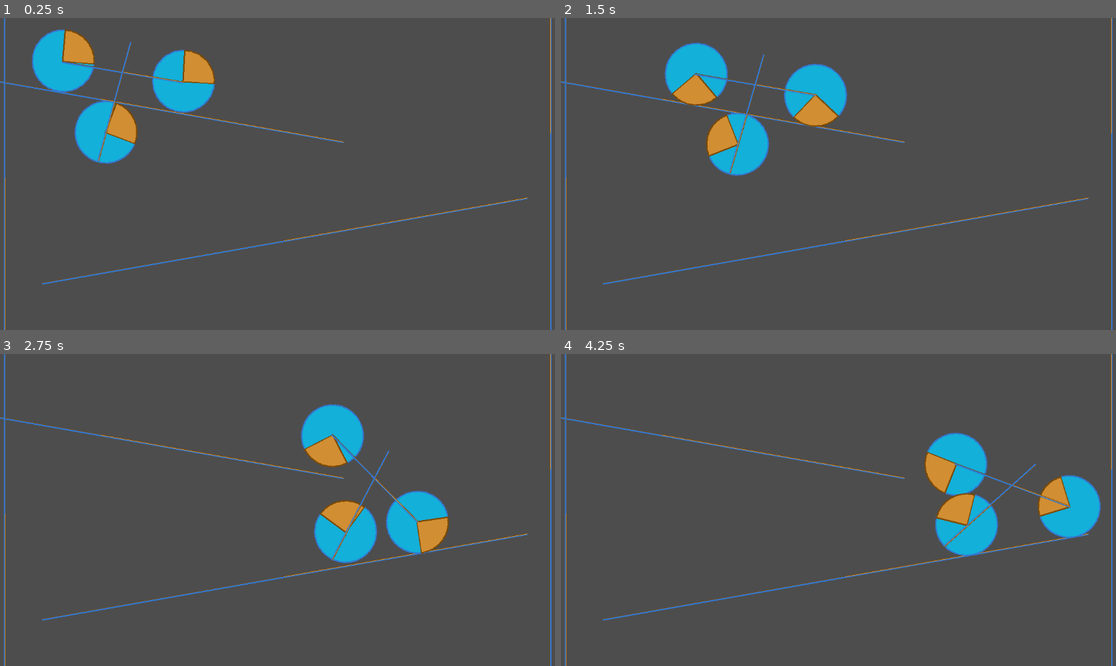
Above: before the commit, frames 1-4 (two rows, left to right).
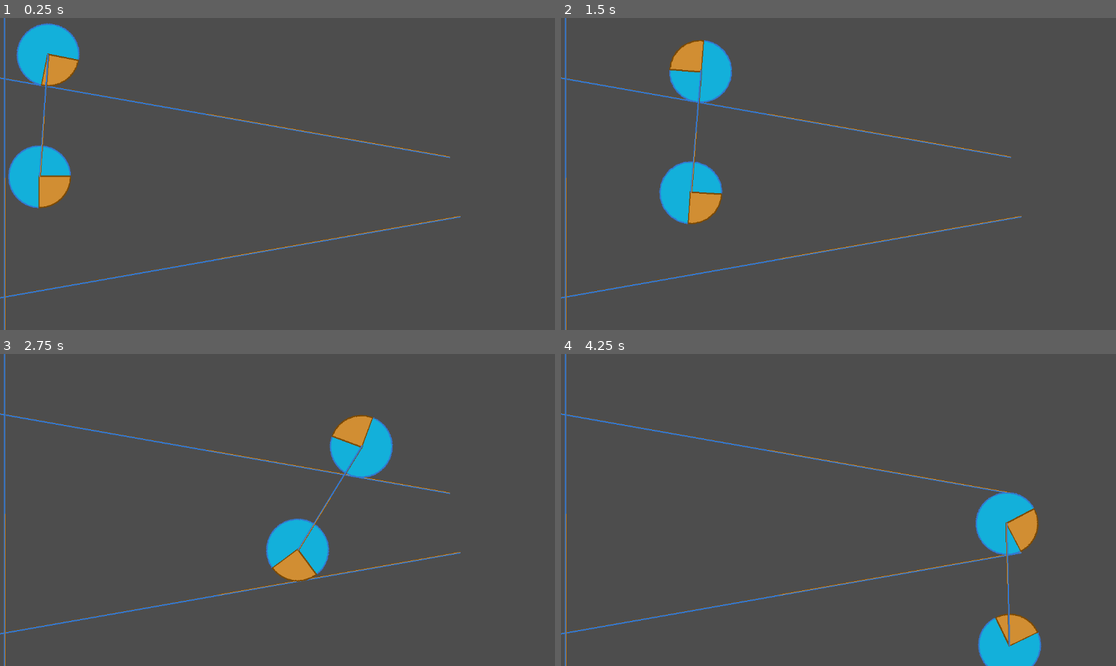
Above: after the commit, the same moments.

Repository: xaviervxz/PhysicsTestScenes
Game: Godot game, scene res://PinJoint2D/axle_drop.tscn
Two runs of this game, one before a commit and one after it. Both use one fixed random seed, a clock stepped at 60 frames per second and the inputs below. Before the commit the project starts from res://PinJoint2D/rolling_axle.tscn.
Inputs:
- Up to frame 1 (0.25 s): no input
- Up to frame 2 (1.5 s): no input
- Up to frame 3 (2.75 s): no input
- Up to frame 4 (4.25 s): no input

The runs differ from the first frame. In frame 1, 10% of the frame differs, in the area x 0-100%, y 0-100%; in frame 2, 9.4%; in frame 3, 10%; in frame 4, 11%.

Commit message:
Created Axle as physics obj

Diff:
--- /dev/null
+++ b/PhysicsObjects/axle.tscn
@@ -0,0 +1,24 @@
+[gd_scene load_steps=3 format=3 uid="uid://b0u1orqer0q4n"]
+
+[ext_resource type="PackedScene" uid="uid://cl6pmrlq0w42u" path="res://PhysicsObjects/wheel.tscn" id="1_ee4av"]
+[ext_resource type="PackedScene" uid="uid://c3kt28blv4x55" path="res://PhysicsObjects/pole.tscn" id="2_e73pg"]
+
+[node name="Axle" type="Node2D"]
+
+[node name="WheelTop" parent="." instance=ExtResource("1_ee4av")]
+position = Vector2(124, 78)
+
+[node name="PinWheelTop" type="PinJoint2D" parent="WheelTop"]
+node_a = NodePath("..")
+node_b = NodePath("../../Pole")
+
+[node name="WheelBot" parent="." instance=ExtResource("1_ee4av")]
+position = Vector2(377, 78)
+
+[node name="PinWheelBot" type="PinJoint2D" parent="WheelBot"]
+position = Vector2(-1, 0)
+node_a = NodePath("..")
+node_b = NodePath("../../Pole")
+
+[node name="Pole" parent="." instance=ExtResource("2_e73pg")]
+position = Vector2(249, 77)
--- a/PhysicsObjects/wheel.tscn
+++ b/PhysicsObjects/wheel.tscn
@@ -7,7 +7,6 @@
 radius = 64.0
 
 [node name="Wheel" type="RigidBody2D"]
-gravity_scale = 0.0
 script = ExtResource("1_t2wl2")
 
 [node name="Sprite" type="Sprite2D" parent="."]
--- a/PinJoint2D/axle_drop.tscn
+++ b/PinJoint2D/axle_drop.tscn
@@ -1,8 +1,7 @@
-[gd_scene load_steps=4 format=3 uid="uid://ry10dtc2ke5n"]
+[gd_scene load_steps=3 format=3 uid="uid://ry10dtc2ke5n"]
 
 [ext_resource type="PackedScene" uid="uid://cs3vf4qvsuogu" path="res://PhysicsObjects/slanted_ground.tscn" id="1_ar3vr"]
-[ext_resource type="PackedScene" uid="uid://cl6pmrlq0w42u" path="res://PhysicsObjects/wheel.tscn" id="2_twjgv"]
-[ext_resource type="PackedScene" uid="uid://c3kt28blv4x55" path="res://PhysicsObjects/pole.tscn" id="3_7bu1m"]
+[ext_resource type="PackedScene" uid="uid://b0u1orqer0q4n" path="res://PhysicsObjects/axle.tscn" id="2_d0a11"]
 
 [node name="Playground" type="Node2D"]
 
@@ -21,21 +20,6 @@
 rotation = 1.5708
 scale = Vector2(4, 1)
 
-[node name="WheelTop" parent="." instance=ExtResource("2_twjgv")]
-position = Vector2(124, 78)
-
-[node name="PinWheelTop" type="PinJoint2D" parent="WheelTop"]
-node_a = NodePath("..")
-node_b = NodePath("../../Pole")
-
-[node name="WheelBot" parent="." instance=ExtResource("2_twjgv")]
-position = Vector2(127, 330)
-
-[node name="PinWheelBot" type="PinJoint2D" parent="WheelBot"]
-position = Vector2(-1, 0)
-node_a = NodePath("..")
-node_b = NodePath("../../Pole")
-
-[node name="Pole" parent="." instance=ExtResource("3_7bu1m")]
-position = Vector2(124, 203)
+[node name="Axle" parent="." instance=ExtResource("2_d0a11")]
+position = Vector2(165, -53)
 rotation = 1.5708
--- a/PinJoint2D/rolling_axle.tscn
+++ b/PinJoint2D/rolling_axle.tscn
@@ -1,8 +1,7 @@
-[gd_scene load_steps=4 format=3 uid="uid://ew6quev7kti"]
+[gd_scene load_steps=3 format=3 uid="uid://ew6quev7kti"]
 
 [ext_resource type="PackedScene" uid="uid://cs3vf4qvsuogu" path="res://PhysicsObjects/slanted_ground.tscn" id="1_ejv52"]
-[ext_resource type="PackedScene" uid="uid://cl6pmrlq0w42u" path="res://PhysicsObjects/wheel.tscn" id="2_nocoa"]
-[ext_resource type="PackedScene" uid="uid://c3kt28blv4x55" path="res://PhysicsObjects/pole.tscn" id="3_fn628"]
+[ext_resource type="PackedScene" uid="uid://b0u1orqer0q4n" path="res://PhysicsObjects/axle.tscn" id="2_kkuqb"]
 
 [node name="Playground" type="Node2D"]
 
@@ -26,38 +25,4 @@
 rotation = -1.5708
 scale = Vector2(4, 1)
 
-[node name="WheelTop" parent="." instance=ExtResource("2_nocoa")]
-position = Vector2(124, 78)
-
-[node name="PinWheelTop" type="PinJoint2D" parent="WheelTop"]
-node_a = NodePath("..")
-node_b = NodePath("../../Pole")
-
-[node name="WheelBot" parent="." instance=ExtResource("2_nocoa")]
-position = Vector2(377, 78)
-
-[node name="PinWheelBot" type="PinJoint2D" parent="WheelBot"]
-position = Vector2(-1, 0)
-node_a = NodePath("..")
-node_b = NodePath("../../Pole")
-
-[node name="WheelDrag" parent="." instance=ExtResource("2_nocoa")]
-position = Vector2(249, 204)
-
-[node name="PinWheelBot" type="PinJoint2D" parent="WheelDrag"]
-position = Vector2(-1, 0)
-node_a = NodePath("..")
-node_b = NodePath("../../DragPole")
-
-[node name="PinWheelBot2" type="PinJoint2D" parent="WheelDrag"]
-position = Vector2(1, -126)
-node_a = NodePath("../../Pole")
-node_b = NodePath("../../DragPole")
-
-[node name="Pole" parent="." instance=ExtResource("3_fn628")]
-position = Vector2(249, 77)
-
-[node name="DragPole" parent="." instance=ExtResource("3_fn628")]
-position = Vector2(249, 140)
-rotation = 1.5708
-scale = Vector2(0.5, 1)
+[node name="Axle" parent="." instance=ExtResource("2_kkuqb")]
--- /dev/null
+++ b/PinJoint2D/single_point.tscn
@@ -0,0 +1,37 @@
+[gd_scene load_steps=3 format=3 uid="uid://dpdrys2tt6kwj"]
+
+[ext_resource type="PackedScene" uid="uid://cs3vf4qvsuogu" path="res://PhysicsObjects/slanted_ground.tscn" id="1_sftwm"]
+[ext_resource type="PackedScene" uid="uid://cl6pmrlq0w42u" path="res://PhysicsObjects/wheel.tscn" id="2_m4q0u"]
+
+[node name="Playground" type="Node2D"]
+
+[node name="ground_up" parent="." instance=ExtResource("1_sftwm")]
+position = Vector2(209, 169)
+rotation = 0.174533
+scale = Vector2(4, 1)
+
+[node name="ground_down" parent="." instance=ExtResource("1_sftwm")]
+position = Vector2(591, 463)
+rotation = -0.174533
+scale = Vector2(4, 1)
+
+[node name="back_wall" parent="." instance=ExtResource("1_sftwm")]
+position = Vector2(10, 332)
+rotation = 1.5708
+scale = Vector2(4, 1)
+
+[node name="front_wall" parent="." instance=ExtResource("1_sftwm")]
+position = Vector2(1143, 240)
+rotation = -1.5708
+scale = Vector2(4, 1)
+
+[node name="WheelTop" parent="." instance=ExtResource("2_m4q0u")]
+position = Vector2(124, 78)
+
+[node name="PinWheelTop" type="PinJoint2D" parent="WheelTop"]
+position = Vector2(11, -119)
+node_a = NodePath("..")
+node_b = NodePath("../../WheelBot")
+
+[node name="WheelBot" parent="." instance=ExtResource("2_m4q0u")]
+position = Vector2(123, 306)
--- a/project.godot
+++ b/project.godot
@@ -11,7 +11,7 @@
 [application]
 
 config/name="Physics Tests"
-run/main_scene="res://PinJoint2D/rolling_axle.tscn"
+run/main_scene="res://PinJoint2D/axle_drop.tscn"
 config/features=PackedStringArray("4.1", "Forward Plus")
 config/icon="res://PhysicsObjects/wheel.png"
 
